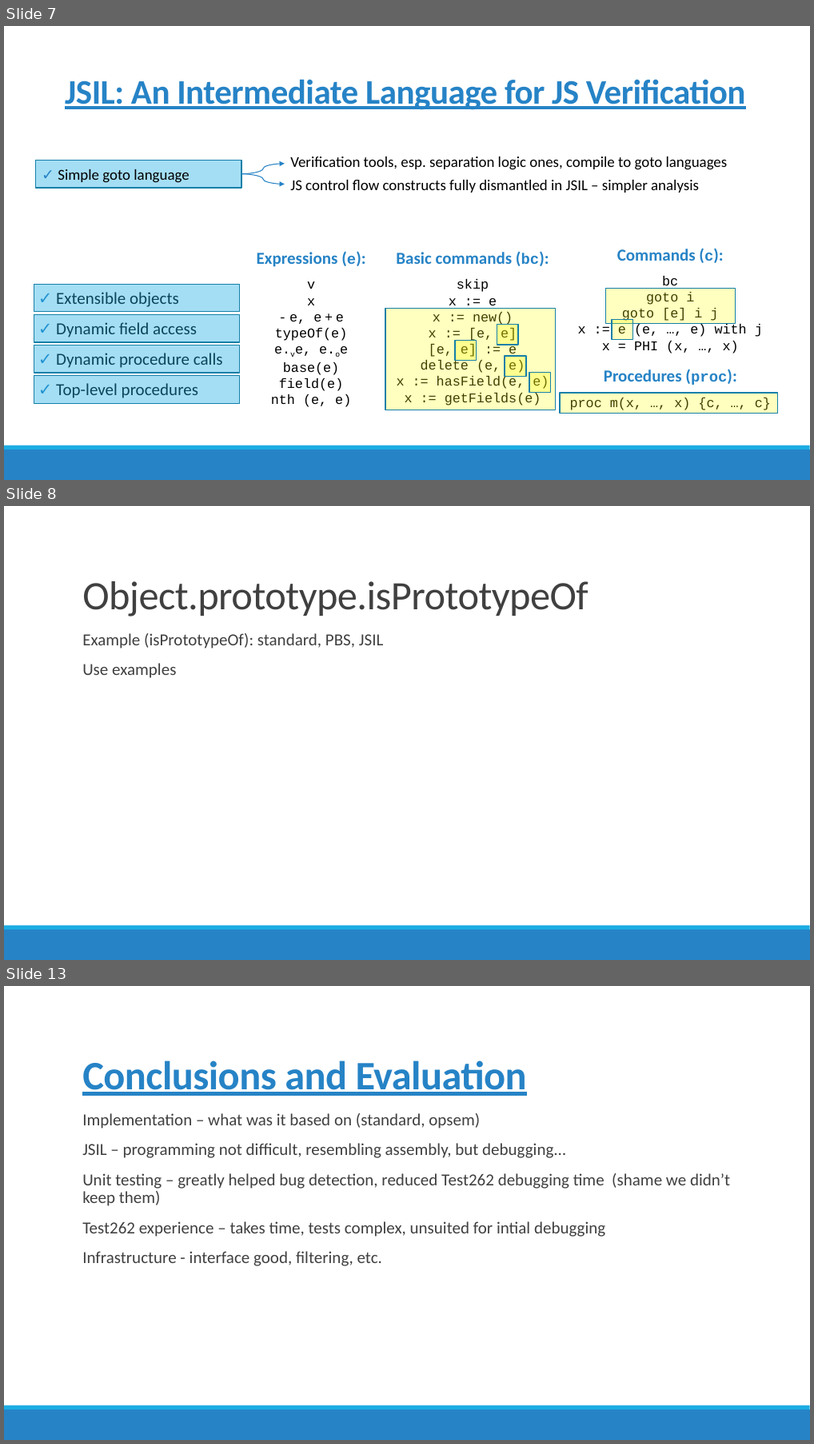
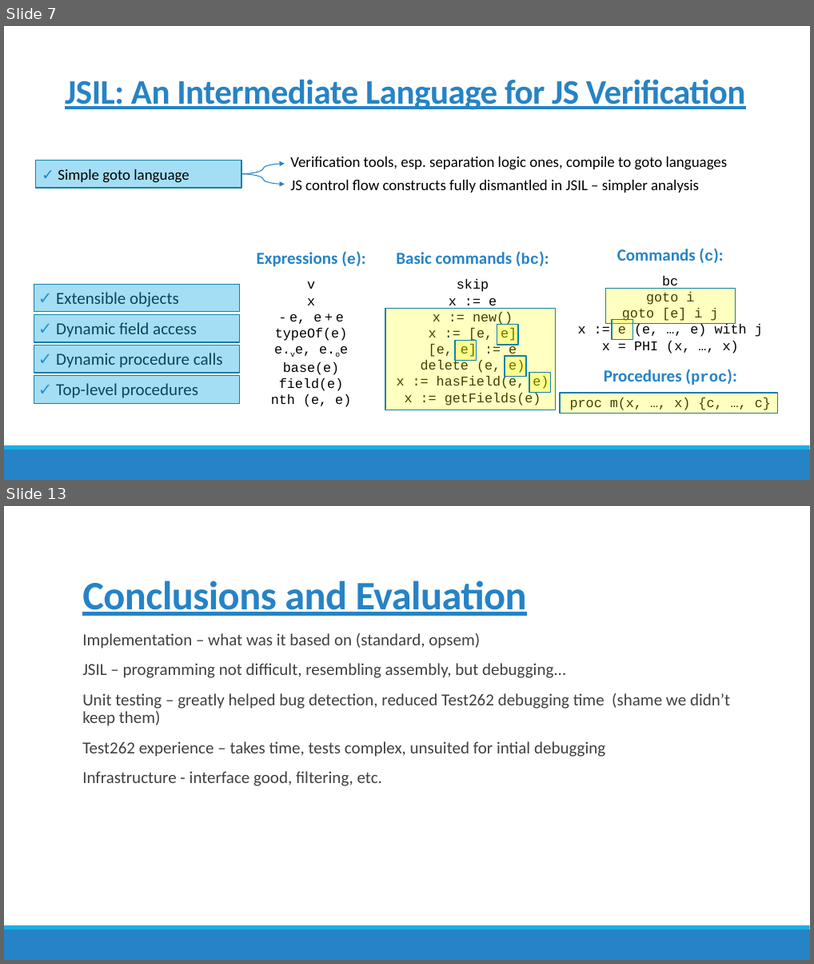
Before and after one commit to amqzhu/JSIL_report, a slide deck: presentation.pptx. Shown one above the other, each under a label of ours: slides 7, 8 and 13 before the commit, slides 7 and 13 after it; the slides between them are not shown. The pictures are 814x1444 and 814x964 pixels, drawn with LibreOffice and Linux fonts; fonts in the diff are those of the drawing. Boxes give left, top, right and bottom in pixels: in the first picture for what was removed or moved away, otherwise in the second. Text is boxed around its words. In the diff, an @@ line names an element or a change of style, - is before the commit and + after.

```diff
--- a/presentation.pptx
+++ b/presentation.pptx
@@ slide 8 removed at box(4, 506, 810, 960), background #FFFFFF; not listed: 2 template elements that a slide beside it also shows @@
@@ title removed at box(82, 581, 589, 616) @@
-Object.prototype.isPrototypeOf
@@ text removed at box(82, 633, 383, 678) @@
-  Example (isPrototypeOf): standard, PBS, JSIL
-  Use examples
```
Also in this commit, not shown: 8 slides changed, 1 slide added.
